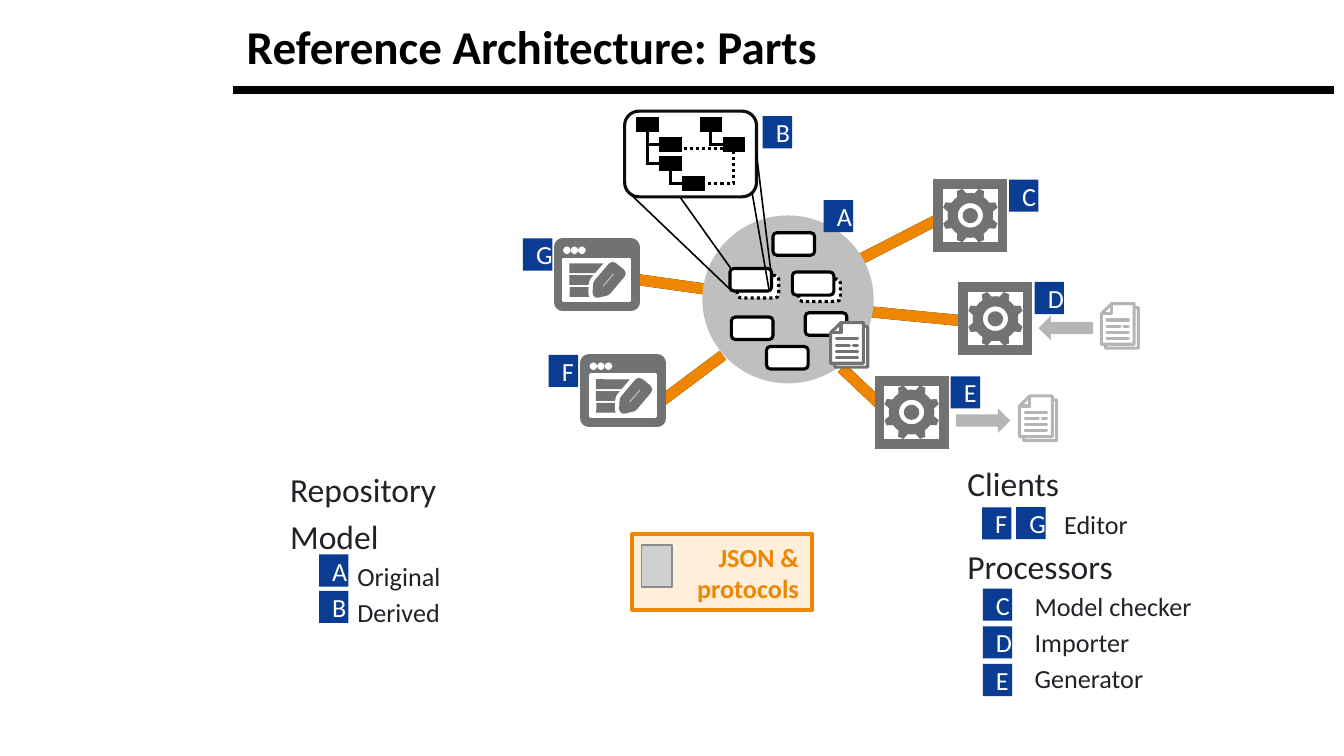
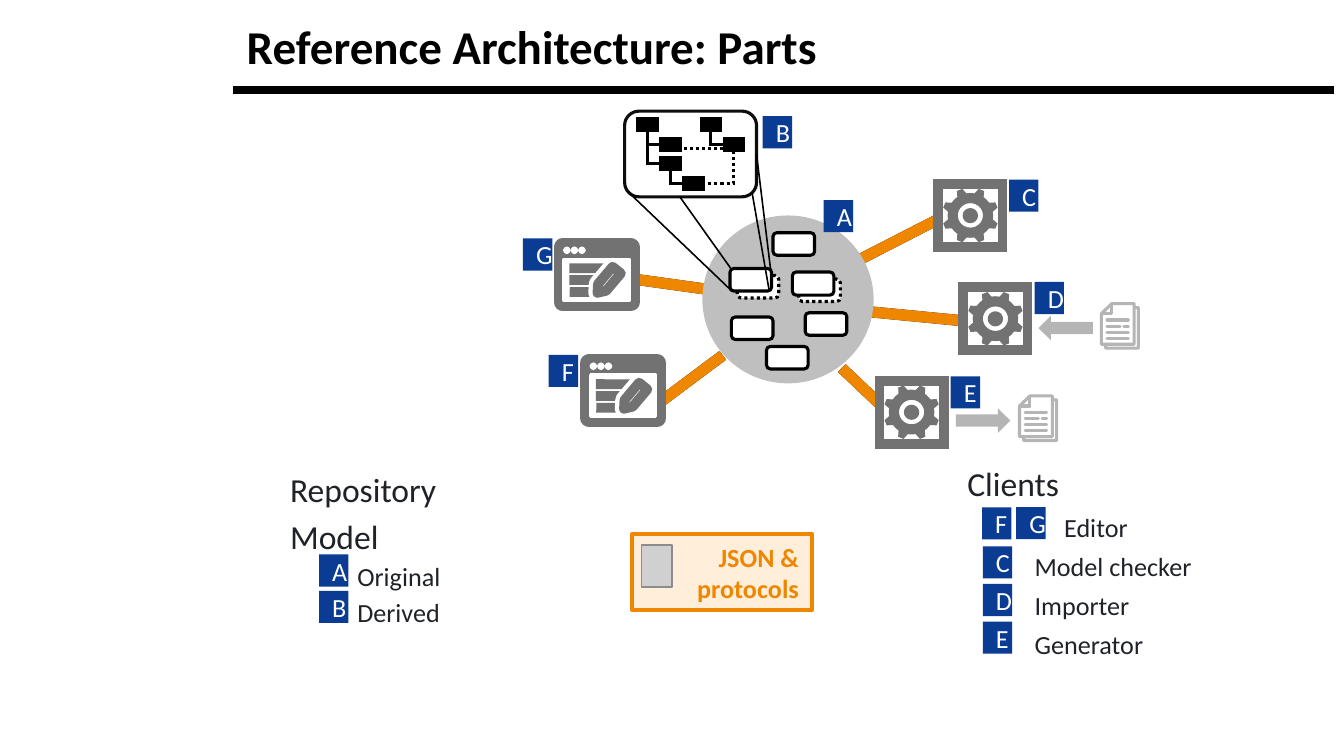
Before and after one commit to LionWeb-io/specification, a slide deck: slide 9 of resources/LangDev Talk.pptx. Drawn at 1344x756 pixels with LibreOffice and Linux fonts; fonts in the diff are those of the drawing; grey boxes stand for pictures; background and template pictures are left out. Boxes give left, top, right and bottom in pixels: in the first picture for what was removed or moved away, otherwise in the second. Text is boxed around its words. In the diff, an @@ line names an element or a change of style, - is before the commit and + after.

```diff
--- a/resources/LangDev Talk.pptx
+++ b/resources/LangDev Talk.pptx
@@ group removed at [831,323,867,367]: 7 freeform shapes @@
@@ text at [1035,519,1191,654]: line spacing 1.15 to 1.25 @@
@@ text at [967,557,1112,580]: paragraph removed @@
-Processors
@@ rectangle "C": place and size @@
-rectangle "C" at [982,589,1012,621]
+rectangle "C" at [982,546,1012,578]
@@ rectangle "D": place and size @@
-rectangle "D" at [982,626,1012,659]
+rectangle "D" at [982,585,1012,617]
@@ rectangle "E": place and size @@
-rectangle "E" at [982,664,1012,696]
+rectangle "E" at [982,622,1012,655]
```
Also in this commit, not shown: 3 other slides changed, 1 slide removed, 1 other file.
